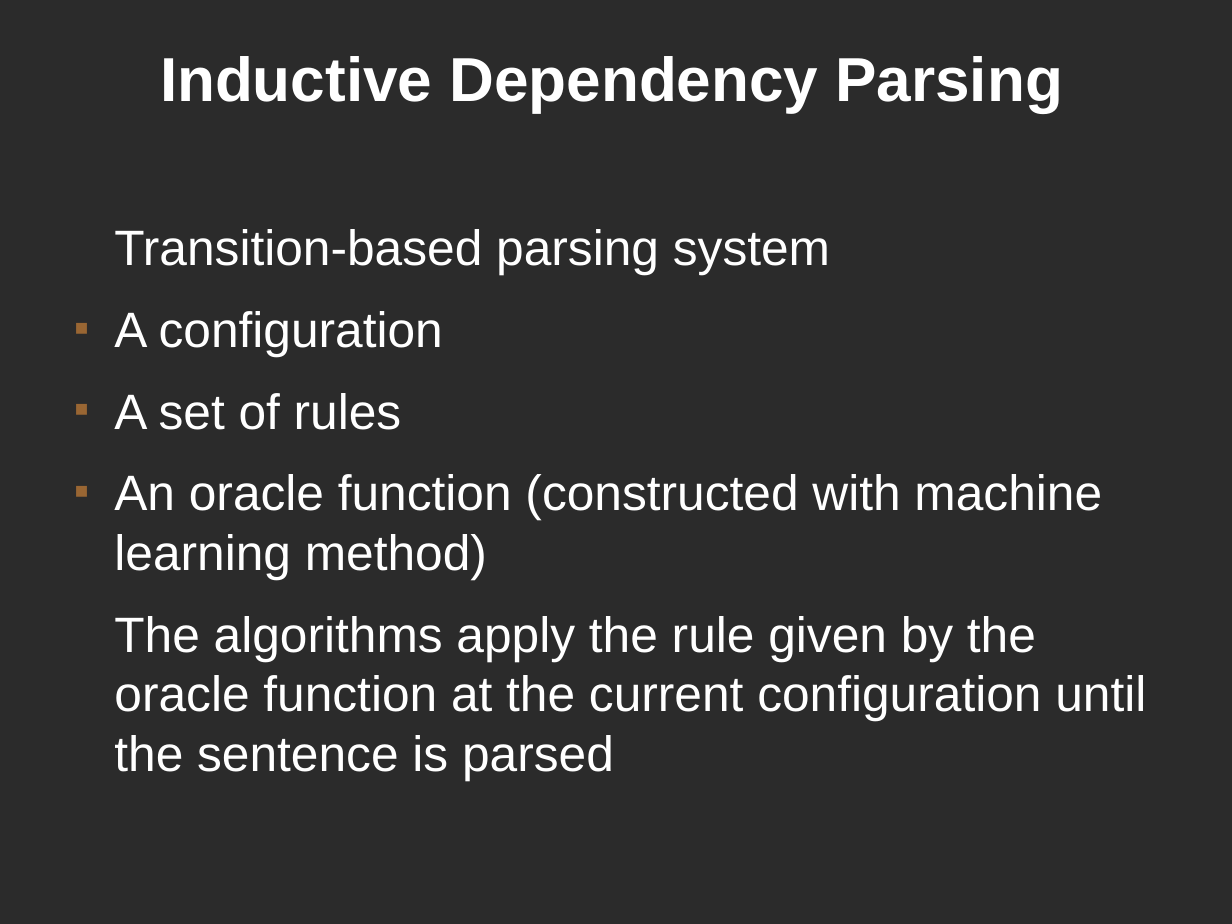
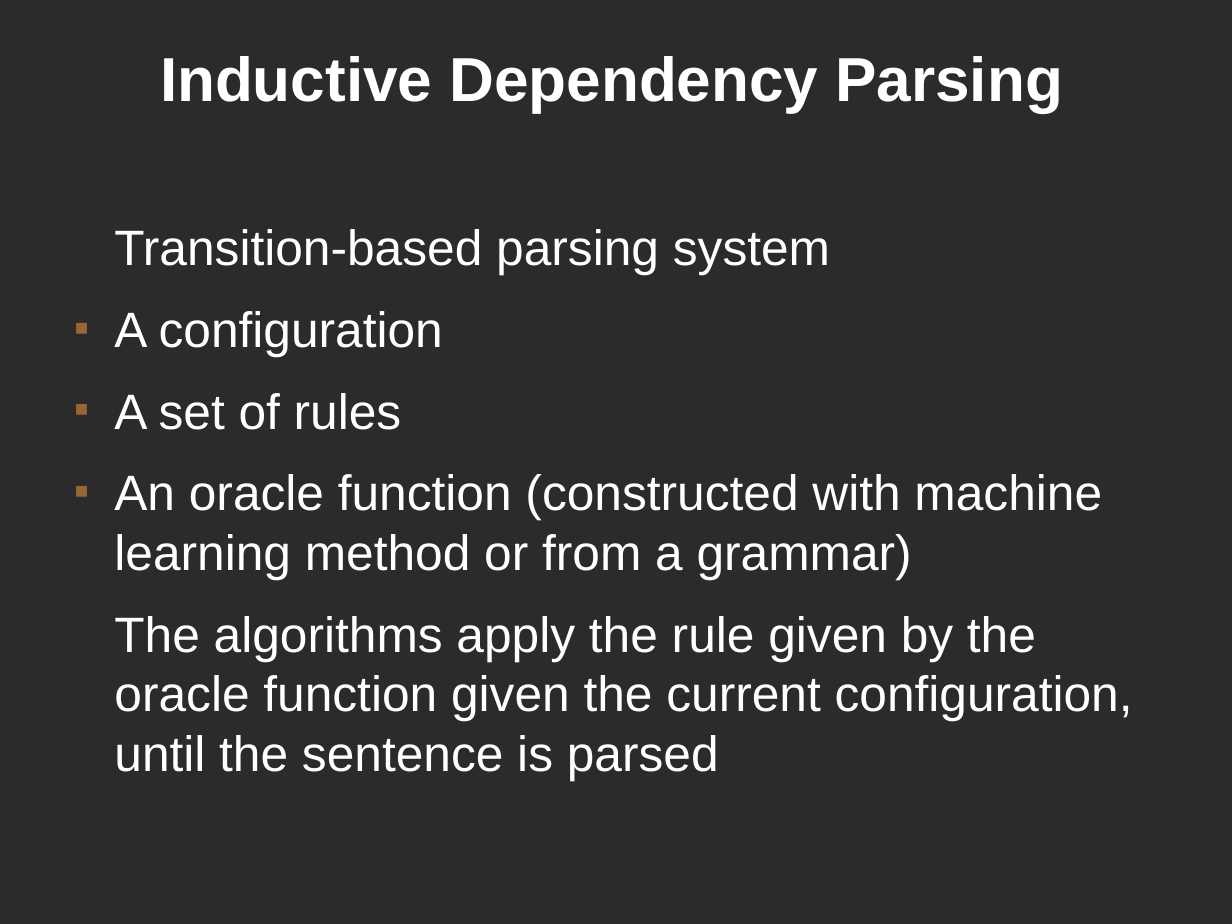
Before and after one commit to kjellwinblad/master-thesis-matrial, a slide deck: slide 5 of presentation/presenation.odp. Drawn at 1232x924 pixels with LibreOffice and Linux fonts; fonts in the diff are those of the drawing; background and template pictures are left out; a plain dark background stands for a picture behind light text. Boxes give left, top, right and bottom in pixels: in the first picture for what was removed or moved away, otherwise in the second. Text is boxed around its words. In the diff, an @@ line names an element or a change of style, - is before the commit and + after.

```diff
--- a/presentation/presenation.odp
+++ b/presentation/presenation.odp
@@ text at <box>114,474,1133,780</box>: text changed @@
-■ An oracle function (constructed with machine learning method)
-The algorithms apply the rule given by the oracle function at the current configuration until the sentence is parsed
+■ An oracle function (constructed with machine learning method or from a grammar)
+The algorithms apply the rule given by the oracle function given the current configuration, until the sentence is parsed
```
Also in this commit, not shown: 8 other slides changed.
